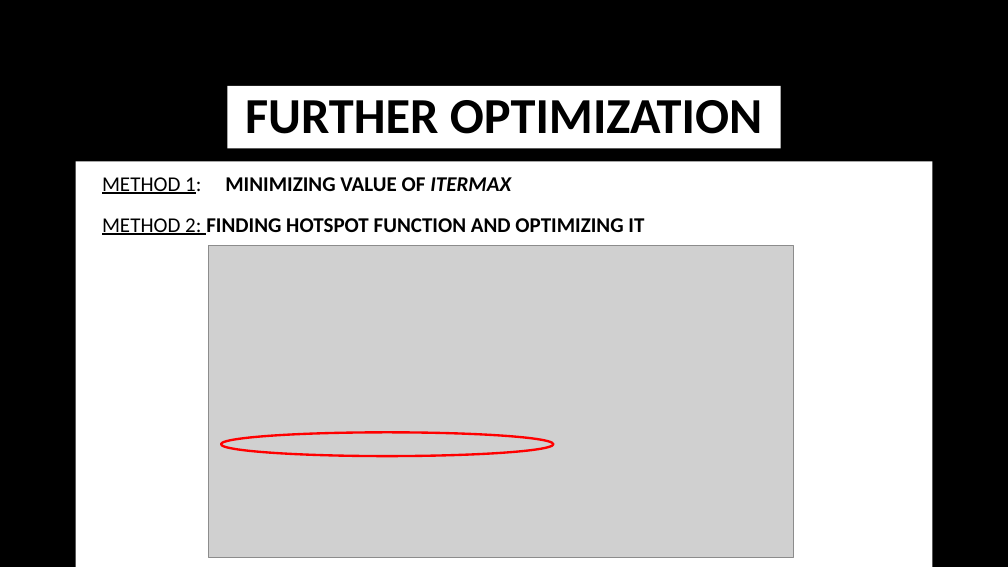
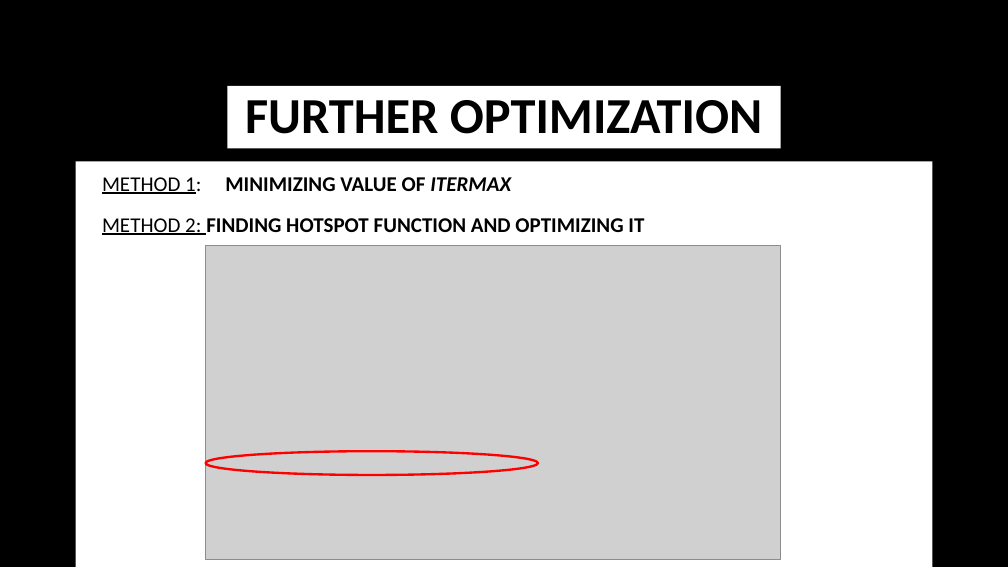
Before and after one commit to IqraSiddiqui/Portfolio, a slide deck: slide 10 of Documentation/final demo.pptx. Drawn at 1008x567 pixels with LibreOffice and Linux fonts; fonts in the diff are those of the drawing; grey boxes stand for pictures; background and template pictures are left out. Boxes give left, top, right and bottom in pixels: in the first picture for what was removed or moved away, otherwise in the second. Text is boxed around its words. In the diff, an @@ line names an element or a change of style, - is before the commit and + after.

```diff
--- a/Documentation/final demo.pptx
+++ b/Documentation/final demo.pptx
@@ picture: place and size @@
-picture at box(209, 246, 794, 557)
+picture at box(206, 246, 781, 560)
@@ ellipse: place and size @@
-ellipse at box(221, 433, 554, 456)
+ellipse at box(206, 451, 538, 475)
```
Also in this commit, not shown: 1 other slide changed, 1 slide added.
